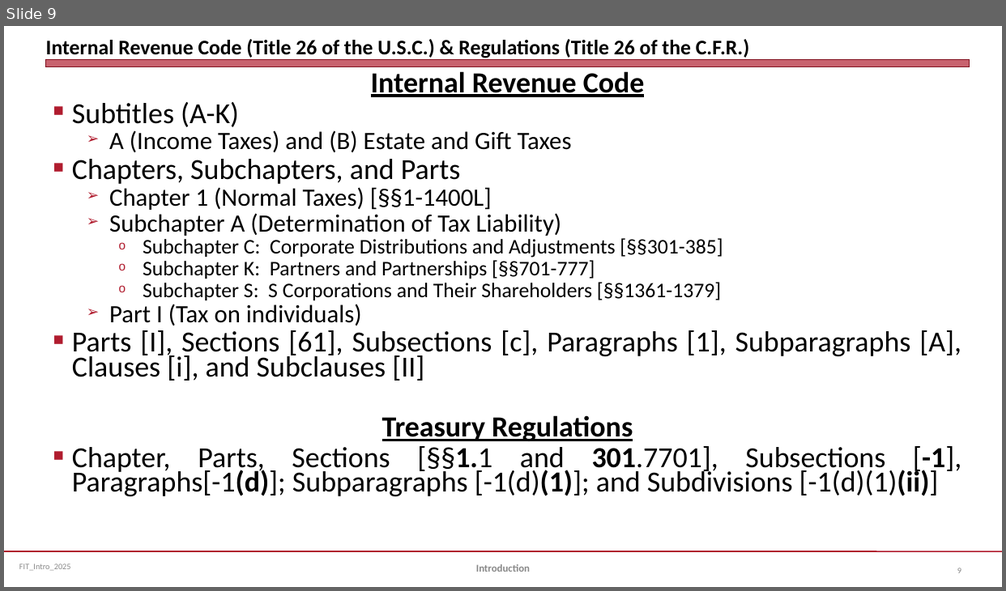
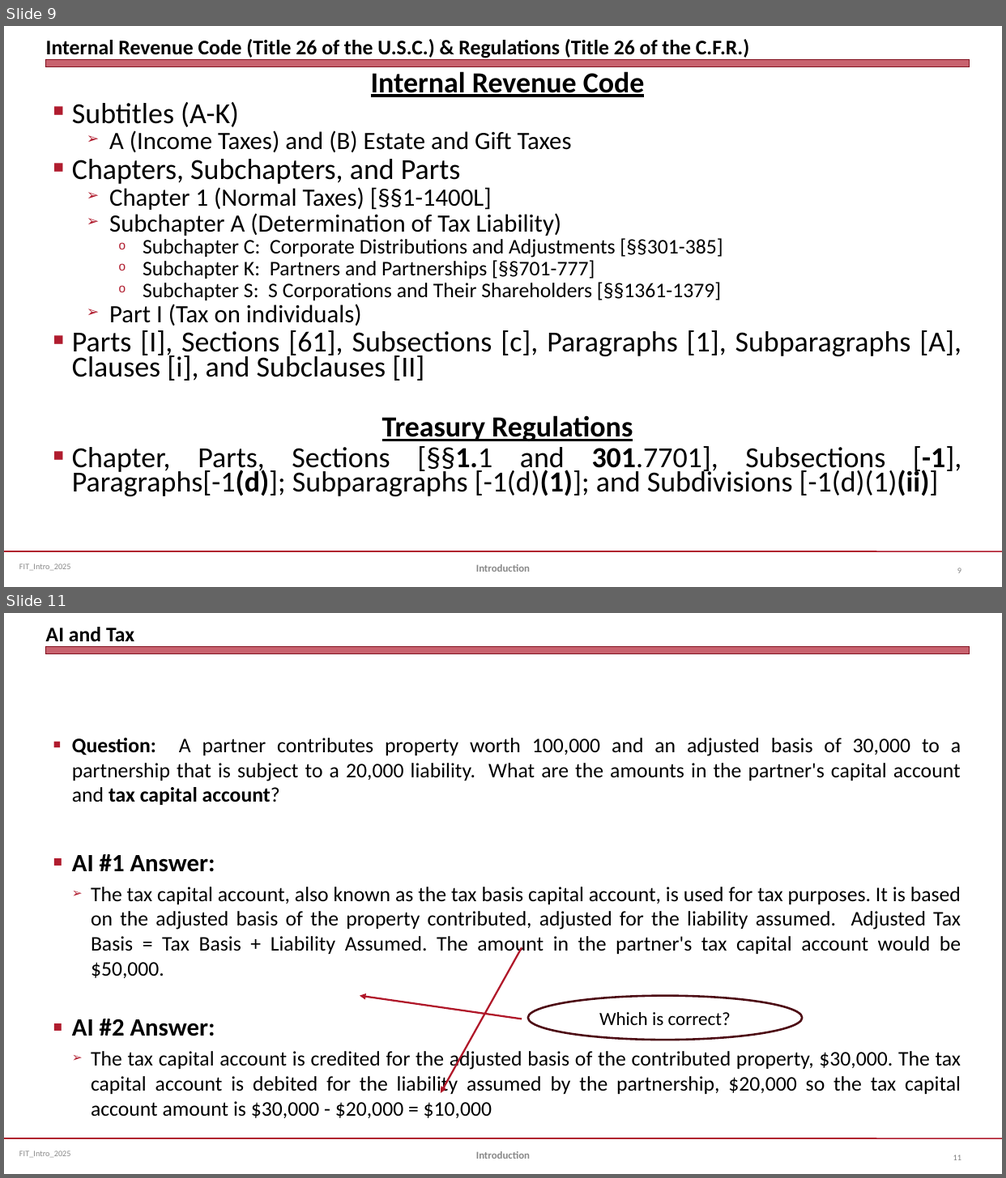
Before and after one commit to jmc877/Fed-Income-Tax, a slide deck: slides/FIT_Intro_2025S.pptx. Shown one above the other, each under a label of ours: slide 9 before the commit, slides 9 and 11 after it; the slides between them are not shown. The pictures are 1006x591 and 1006x1178 pixels, drawn with LibreOffice and Linux fonts; fonts in the diff are those of the drawing. Boxes give left, top, right and bottom in pixels: in the first picture for what was removed or moved away, otherwise in the second. Text is boxed around its words. In the diff, an @@ line names an element or a change of style, - is before the commit and + after.

```diff
--- a/slides/FIT_Intro_2025S.pptx
+++ b/slides/FIT_Intro_2025S.pptx
@@ slide 11 added at box(4, 613, 1002, 1174), background #FFFFFF; not listed: 3 template elements that a slide beside it also shows @@
@@ title added at box(46, 627, 134, 642), 20 pt, text #000000, bold @@
+AI and Tax
@@ text added at box(72, 738, 961, 1118), 20 pt, text #000000 @@
+■ Question: A partner contributes property worth 100,000 and an adjusted basis of 30,000 to a partnership that is subject to a 20,000 liability. What are the amounts in the partner's capital account and tax capital account?
+■ AI #1 Answer:
+  ➢ The tax capital account, also known as the tax basis capital account, is used for tax purposes. It is based on the adjusted basis of the property contributed, adjusted for the liability assumed. Adjusted Tax Basis = Tax Basis + Liability Assumed. The amount in the partner's tax capital account would be $50,000.
+■ AI #2 Answer:
+  ➢ The tax capital account is credited for the adjusted basis of the contributed property, $30,000. The tax capital account is debited for the liability assumed by the partnership, $20,000 so the tax capital account amount is $30,000 - $20,000 = $10,000
@@ arrow added from (522, 948) to (441, 1093), #B0182A 1.75 pt @@
@@ arrow added from (522, 1020) to (360, 996), #B0182A 1.75 pt @@
@@ ellipse added at box(528, 996, 802, 1041), outline #4D0C14 2 pt, 18 pt, text #000000 @@
+Which is correct?
@@ text added at box(476, 1152, 530, 1159), 10 pt, text #898989, bold @@
+Introduction
@@ page number added at box(953, 1155, 961, 1161), 8 pt, text #808080 @@
+11
```
Also in this commit, not shown: 1 other slide added, 4 other files.
